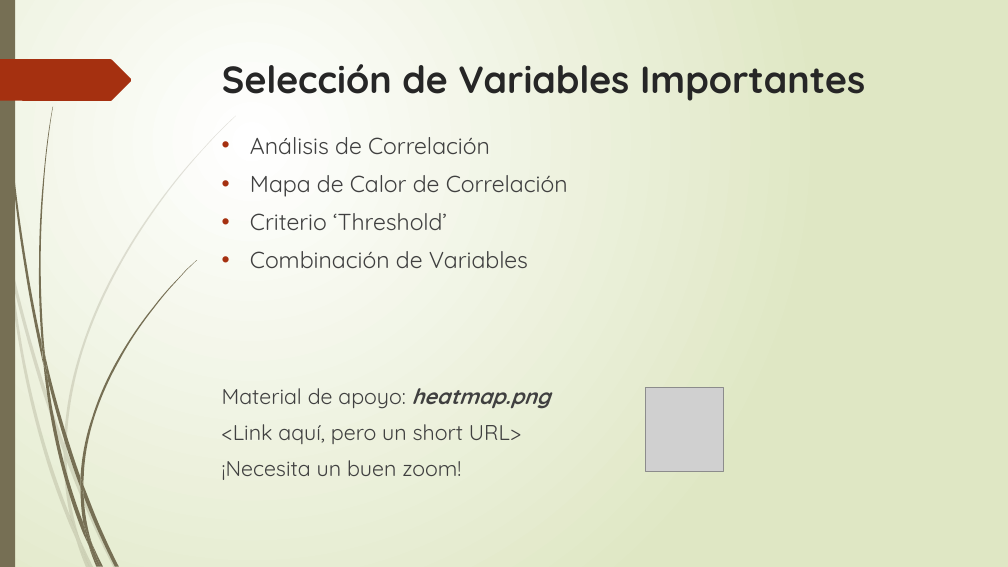
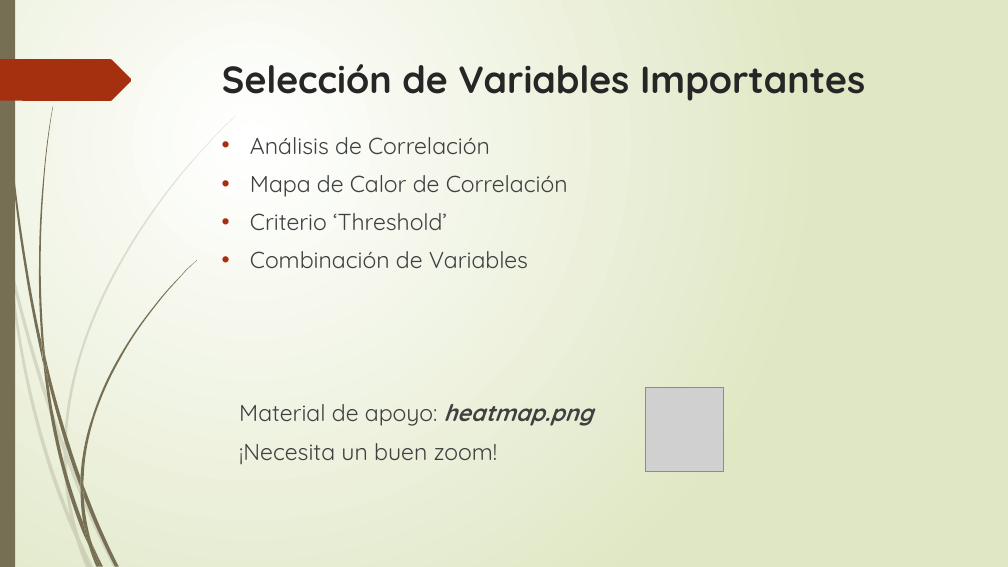
Before and after one commit to corderobot/Kaggle_House-Prices, a slide deck: slide 8 of Docs/House Prices.pptx. Drawn at 1008x567 pixels with LibreOffice and Linux fonts; fonts in the diff are those of the drawing; grey boxes stand for pictures. Boxes give left, top, right and bottom in pixels: in the first picture for what was removed or moved away, otherwise in the second. Text is boxed around its words. In the diff, an @@ line names an element or a change of style, - is before the commit and + after.

```diff
--- a/Docs/House Prices.pptx
+++ b/Docs/House Prices.pptx
@@ text "Material de apoyo: heatmap.png": place and size @@
-text "Material de apoyo: heatmap.png" at <box>222,388,551,480</box>
+text "Material de apoyo: heatmap.png" at <box>239,404,593,464</box>
@@ text "Material de apoyo: heatmap.png" at <box>239,404,593,464</box>: size 20.4 to 22 pt @@
@@ text at <box>222,424,521,444</box>: paragraph removed @@
-<Link aquí, pero un short URL>
```
Also in this commit, not shown: 2 other slides changed.
